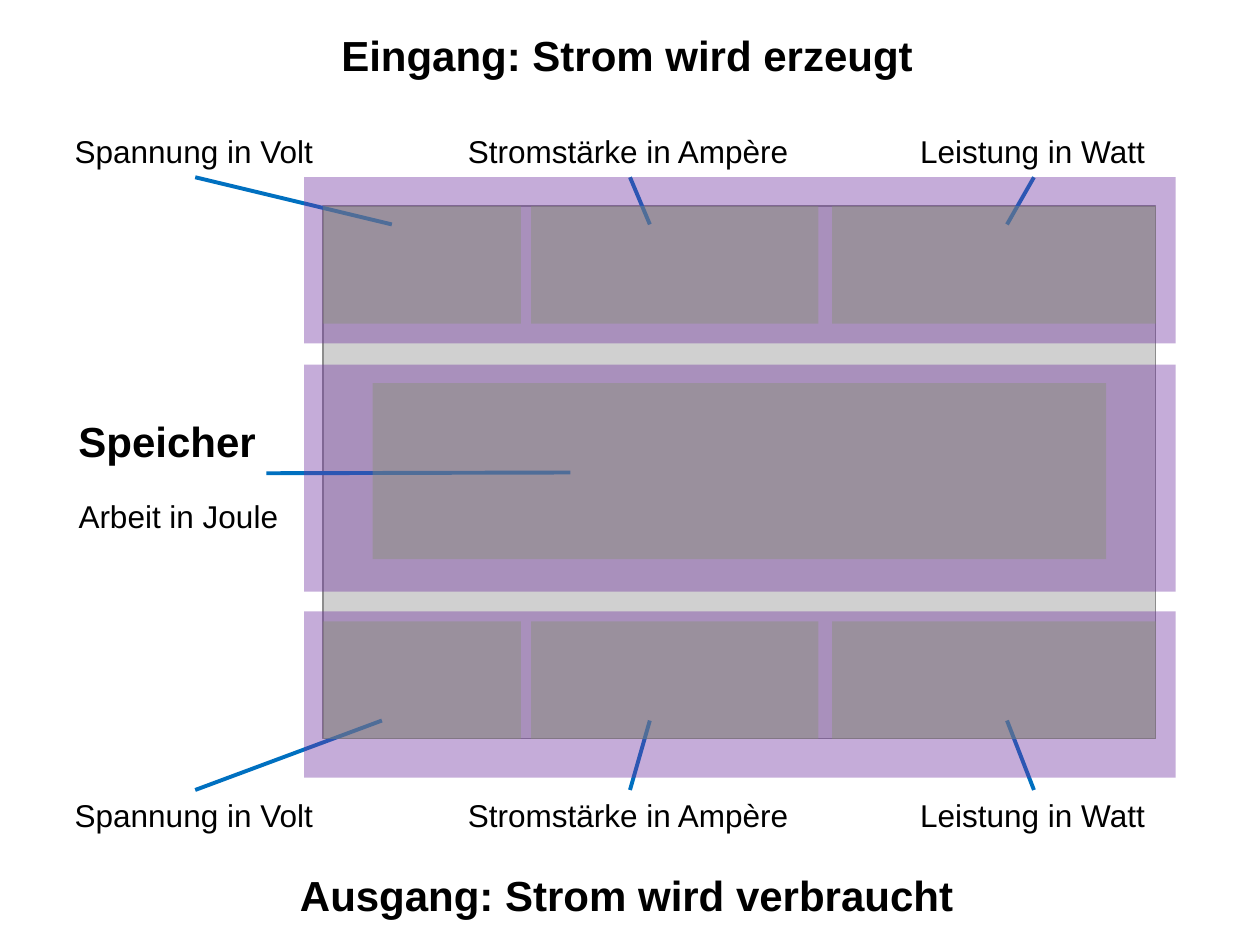
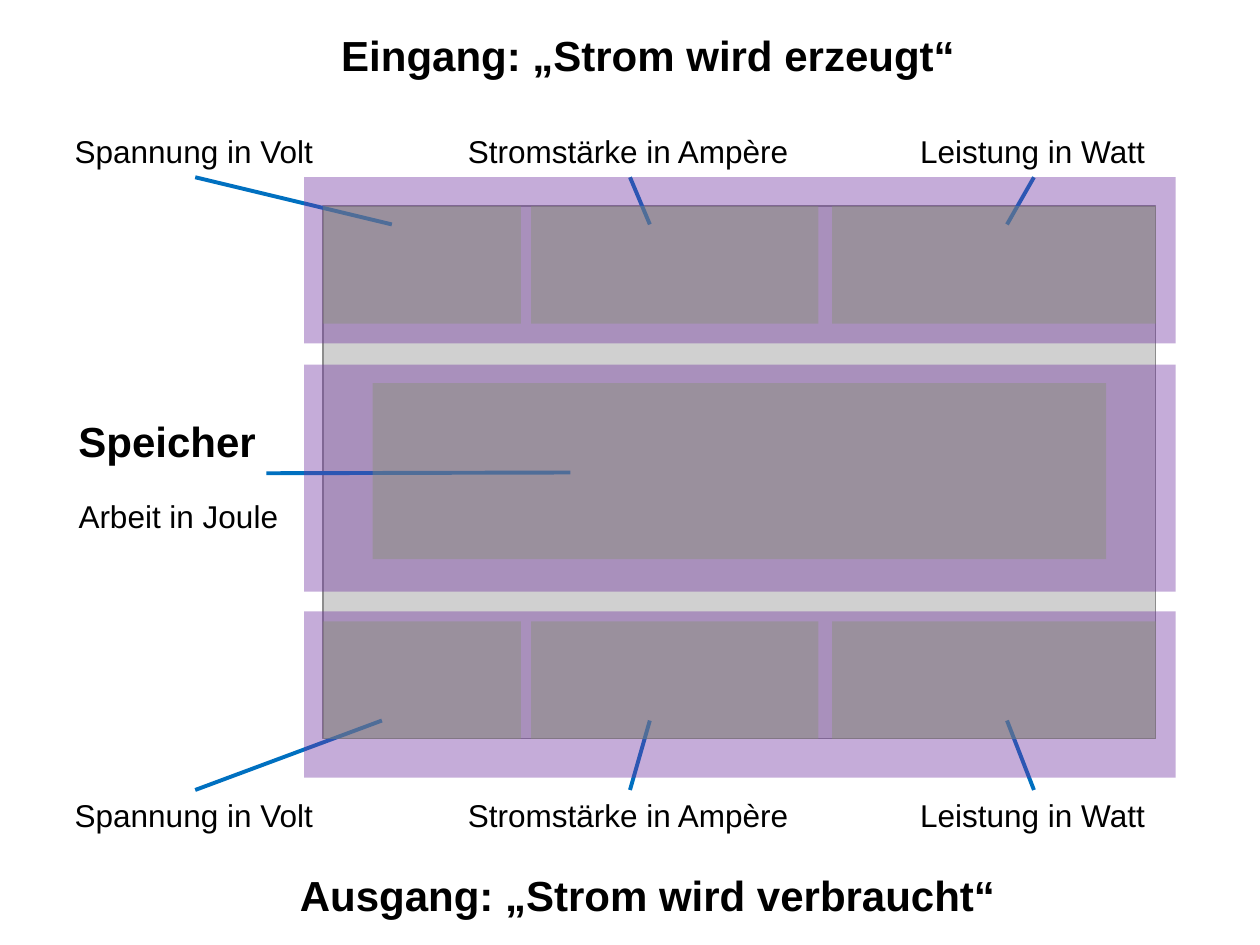
Before and after one commit to MILab/Informatische-Aspekte-des-SmartGrid, a slide deck: slide 1 of Lernabschnitt_1/Dateien/Energy Meter.pptx. Drawn at 1260x945 pixels with LibreOffice and Linux fonts; fonts in the diff are those of the drawing; grey boxes stand for pictures. Boxes give left, top, right and bottom in pixels: in the first picture for what was removed or moved away, otherwise in the second. Text is boxed around its words. In the diff, an @@ line names an element or a change of style, - is before the commit and + after.

```diff
--- a/Lernabschnitt_1/Dateien/Energy Meter.pptx
+++ b/Lernabschnitt_1/Dateien/Energy Meter.pptx
@@ text at [341, 40, 954, 80]: text changed @@
-Eingang: Strom wird erzeugt
+Eingang: „Strom wird erzeugt“
@@ text at [300, 880, 995, 919]: text changed @@
-Ausgang: Strom wird verbraucht
+Ausgang: „Strom wird verbraucht“
```
Also in this commit, not shown: 1 slide added, 6 other files.
